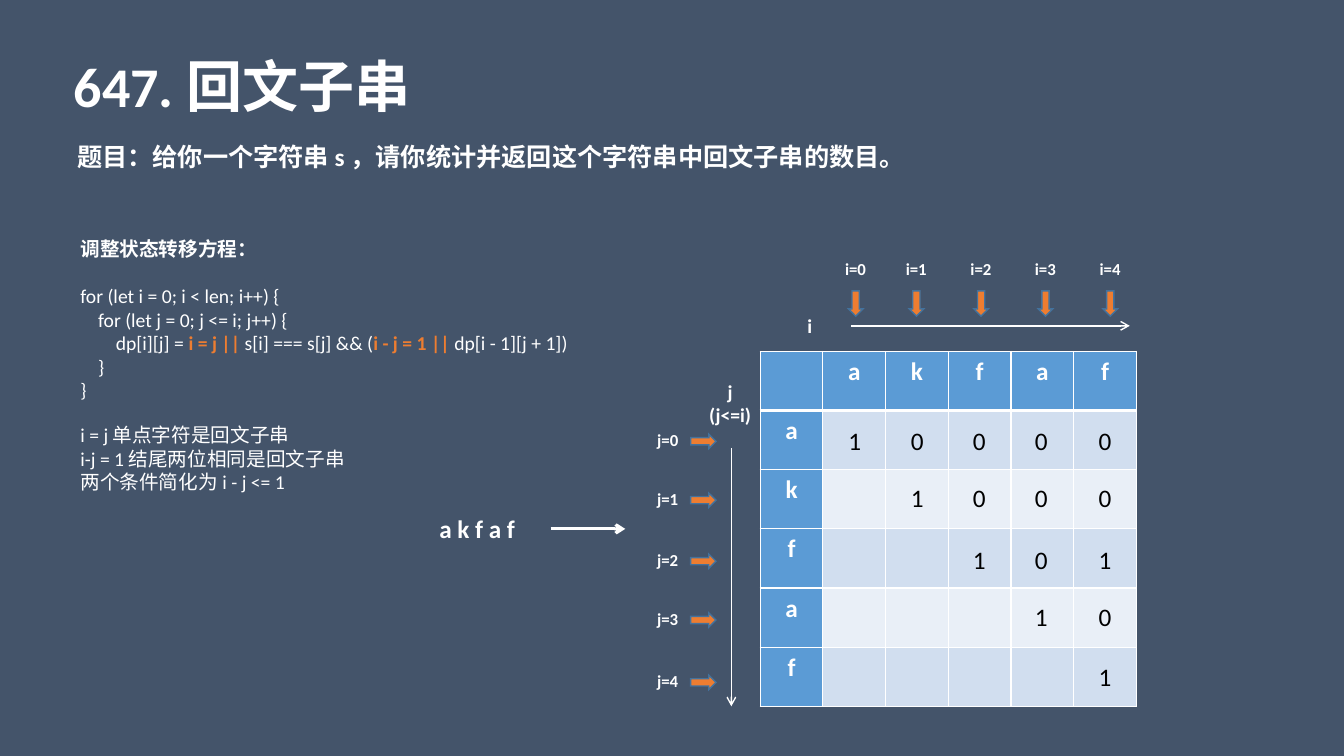
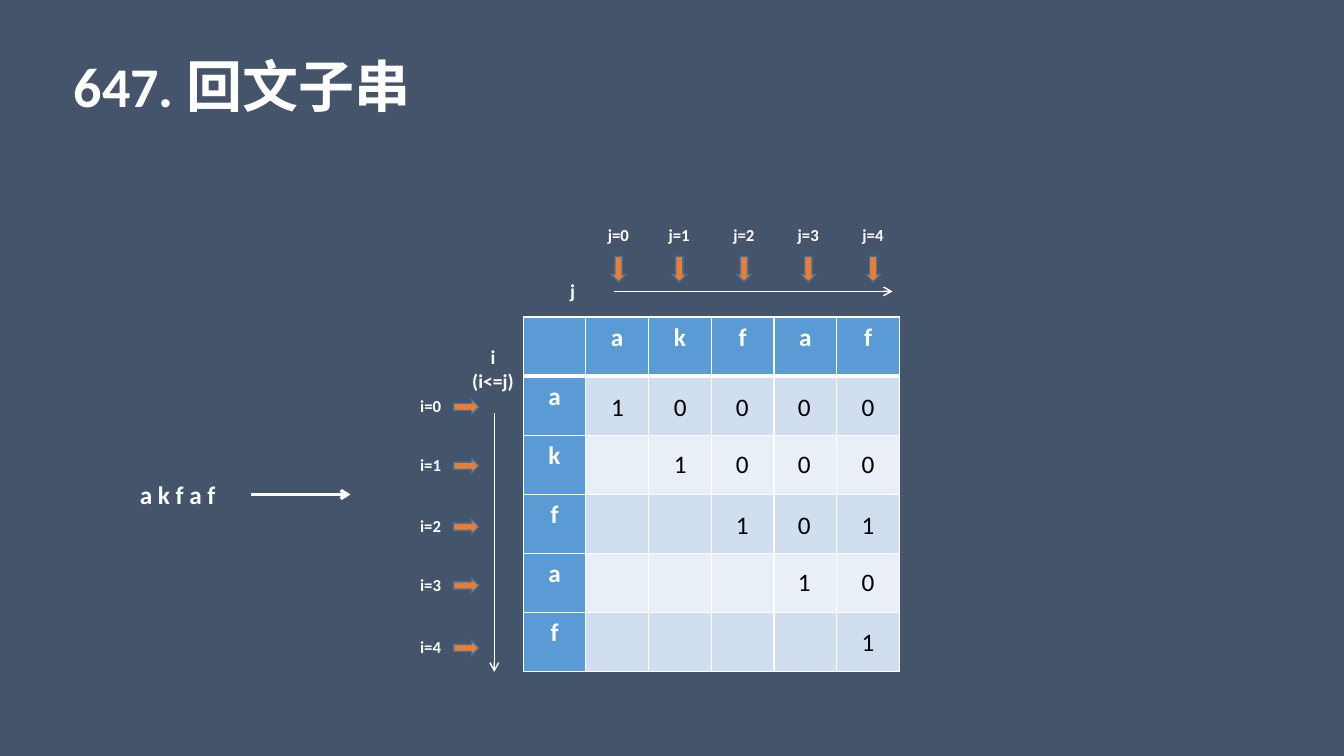
Before and after one commit to liangle/liangle-frontend-studybook, a slide deck: slide 13 of 小白学算法系列.pptx (slide 12 before the commit). Drawn at 1344x756 pixels with LibreOffice and Linux fonts; fonts in the diff are those of the drawing. Boxes give left, top, right and bottom in pixels: in the first picture for what was removed or moved away, otherwise in the second. Text is boxed around its words. In the diff, an @@ line names an element or a change of style, - is before the commit and + after.

```diff
--- a/小白学算法系列.pptx
+++ b/小白学算法系列.pptx
@@ text removed at [77, 144, 904, 169] @@
-题目：给你一个字符串 s ，请你统计并返回这个字符串中回文子串的数目。
@@ text removed at [80, 239, 568, 354] @@
-调整状态转移方程：
-for (let i = 0; i < len; i++) {
-for (let j = 0; j <= i; j++) {
-dp[i][j] = i = j || s[i] === s[j] && (i - j = 1 || dp[i - 1][j + 1])
-}
-}
@@ text at [608, 229, 629, 244]: text changed @@
-i=0
+j=0
@@ text at [669, 229, 690, 244]: text changed @@
-i=1
+j=1
@@ text at [733, 229, 754, 244]: text changed @@
-i=2
+j=2
@@ text at [798, 229, 819, 244]: text changed @@
-i=3
+j=3
@@ text at [862, 229, 883, 244]: text changed @@
-i=4
+j=4
@@ 15 texts, 5 down arrows, 1 table, 1 arrow: place and size @@
-15 texts, 5 down arrows, 1 table, 1 arrow at [760, 291, 1135, 707]
+15 texts, 5 down arrows, 1 table, 1 arrow at [523, 256, 898, 673]
@@ text added at [570, 284, 575, 302], 14 pt, text #FFFFFF, bold @@
+j
@@ text removed at [807, 319, 812, 333] @@
-i
@@ text at [472, 350, 514, 392]: text changed @@
-j
-(j<=i)
+i
+(i<=j)
@@ text at [420, 400, 441, 412]: text changed @@
-j=0
+i=0
@@ text removed at [80, 425, 345, 493] @@
-i = j 单点字符是回文子串
-i-j = 1 结尾两位相同是回文子串
-两个条件简化为 i - j <= 1
@@ text "a k f a f": place and size @@
-text "a k f a f" at [439, 520, 515, 538]
+text "a k f a f" at [140, 486, 215, 504]
@@ text at [420, 459, 441, 471]: text changed @@
-j=1
+i=1
@@ arrow moved from (551, 529) - (625, 529) to (251, 495) - (351, 495) @@
@@ text at [420, 520, 441, 532]: text changed @@
-j=2
+i=2
@@ text at [420, 579, 441, 591]: text changed @@
-j=3
+i=3
@@ 5 down arrows, 1 arrow: place and size @@
-5 down arrows, 1 arrow at [691, 434, 732, 707]
+5 down arrows, 1 arrow at [453, 400, 494, 673]
@@ text at [420, 641, 441, 653]: text changed @@
-j=4
+i=4
```
Also in this commit, not shown: 1 other slide changed, 1 slide added, 6 other files.
